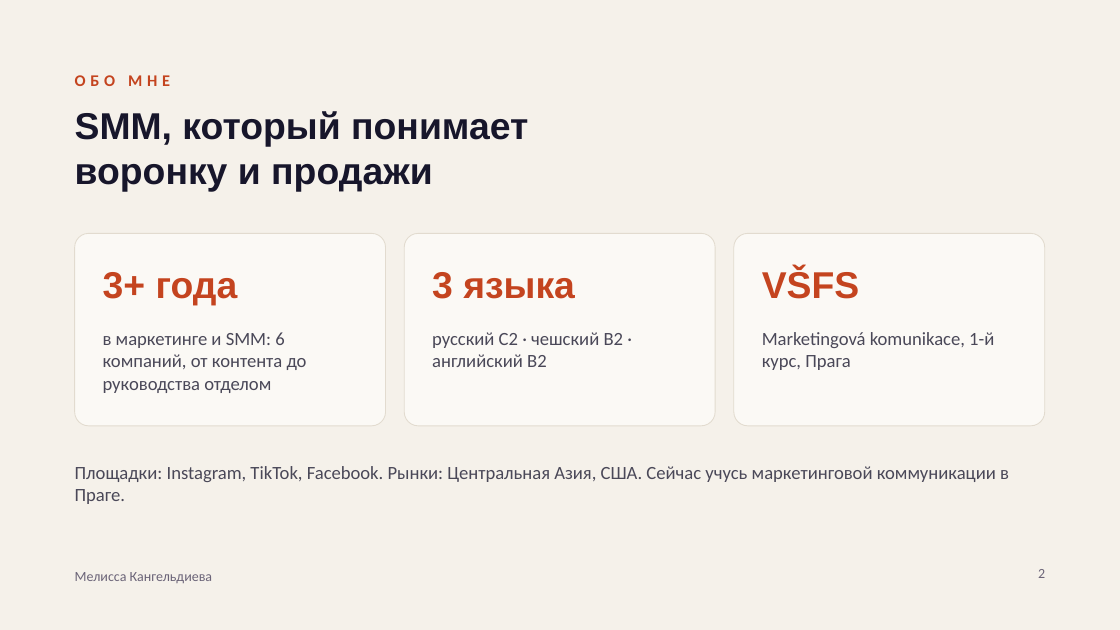
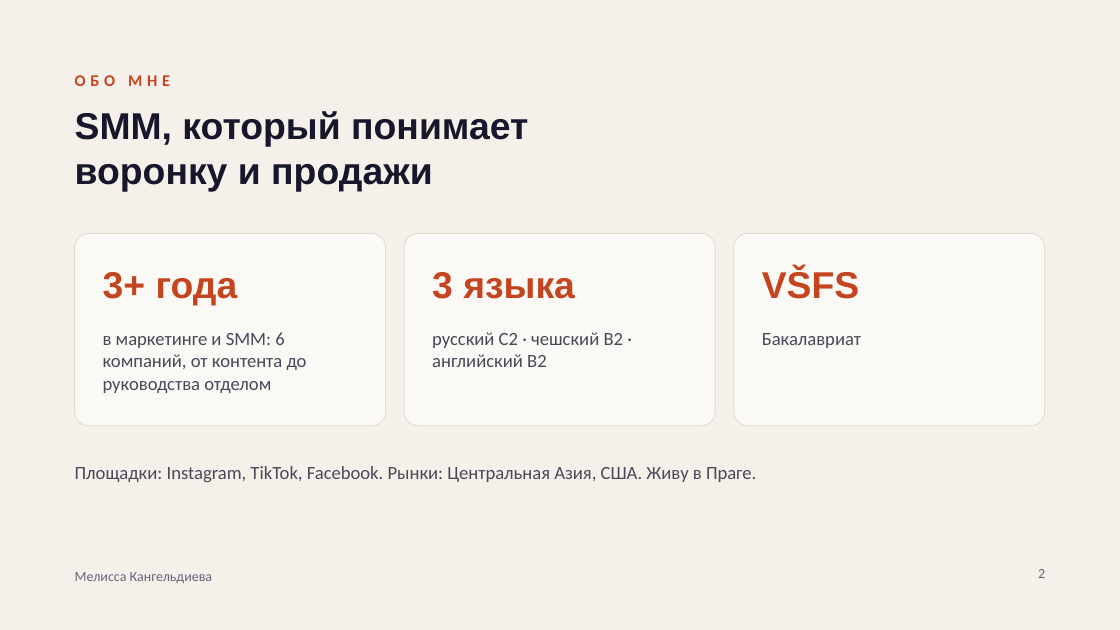
Before and after one commit to grosserschmid-wq/forexample, a slide deck: slide 2 of presentation/Kangeldieva_SMM.pptx. Drawn at 1120x630 pixels with LibreOffice and Linux fonts; fonts in the diff are those of the drawing. Boxes give left, top, right and bottom in pixels: in the first picture for what was removed or moved away, otherwise in the second. Text is boxed around its words. In the diff, an @@ line names an element or a change of style, - is before the commit and + after.

```diff
--- a/presentation/Kangeldieva_SMM.pptx
+++ b/presentation/Kangeldieva_SMM.pptx
@@ text at [762,333,861,348]: text changed @@
-Marketingová komunikace, 1-й курс, Прага
+Бакалавриат
@@ text at [75,466,756,482]: text changed @@
-Площадки: Instagram, TikTok, Facebook. Рынки: Центральная Азия, США. Сейчас учусь маркетинговой коммуникации в Праге.
+Площадки: Instagram, TikTok, Facebook. Рынки: Центральная Азия, США. Живу в Праге.
```
Also in this commit, not shown: 2 other files.
